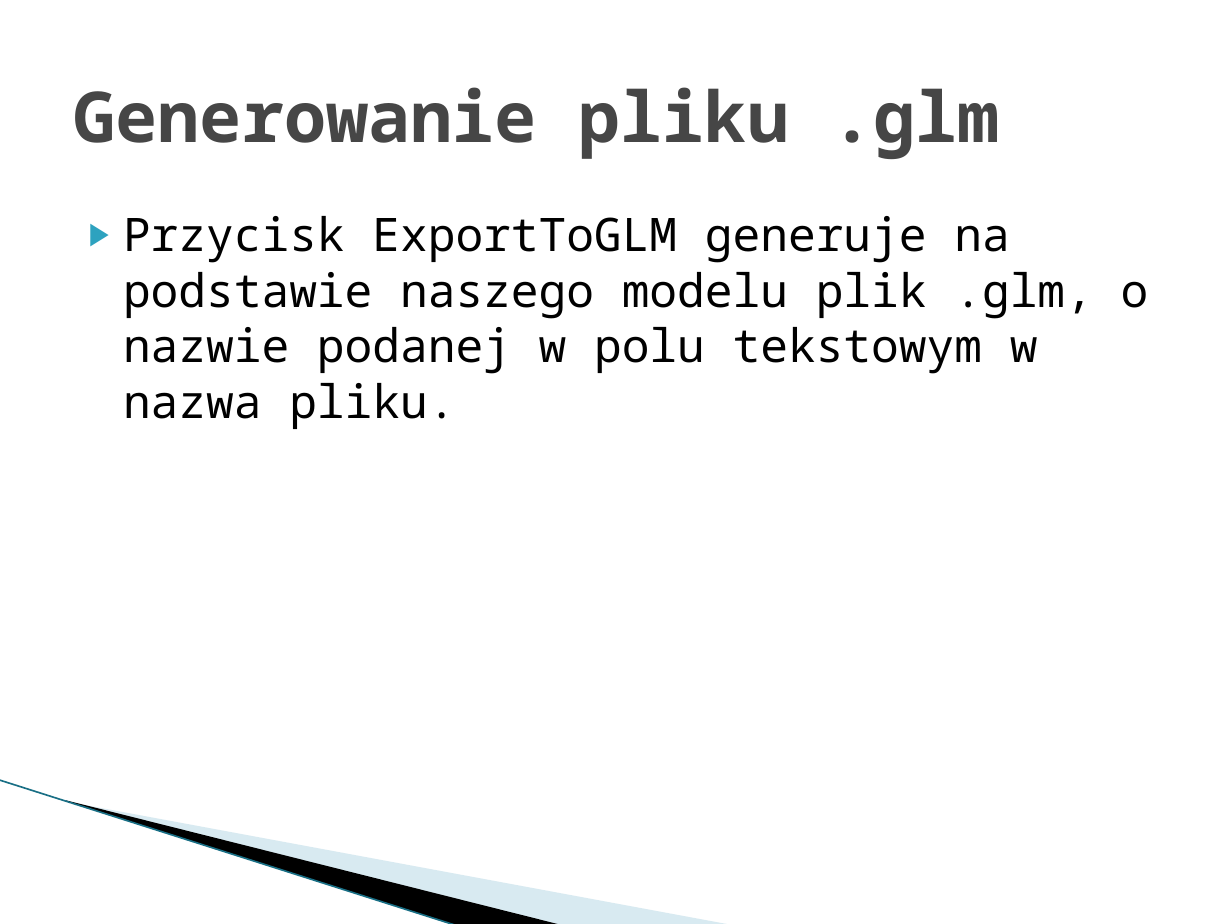
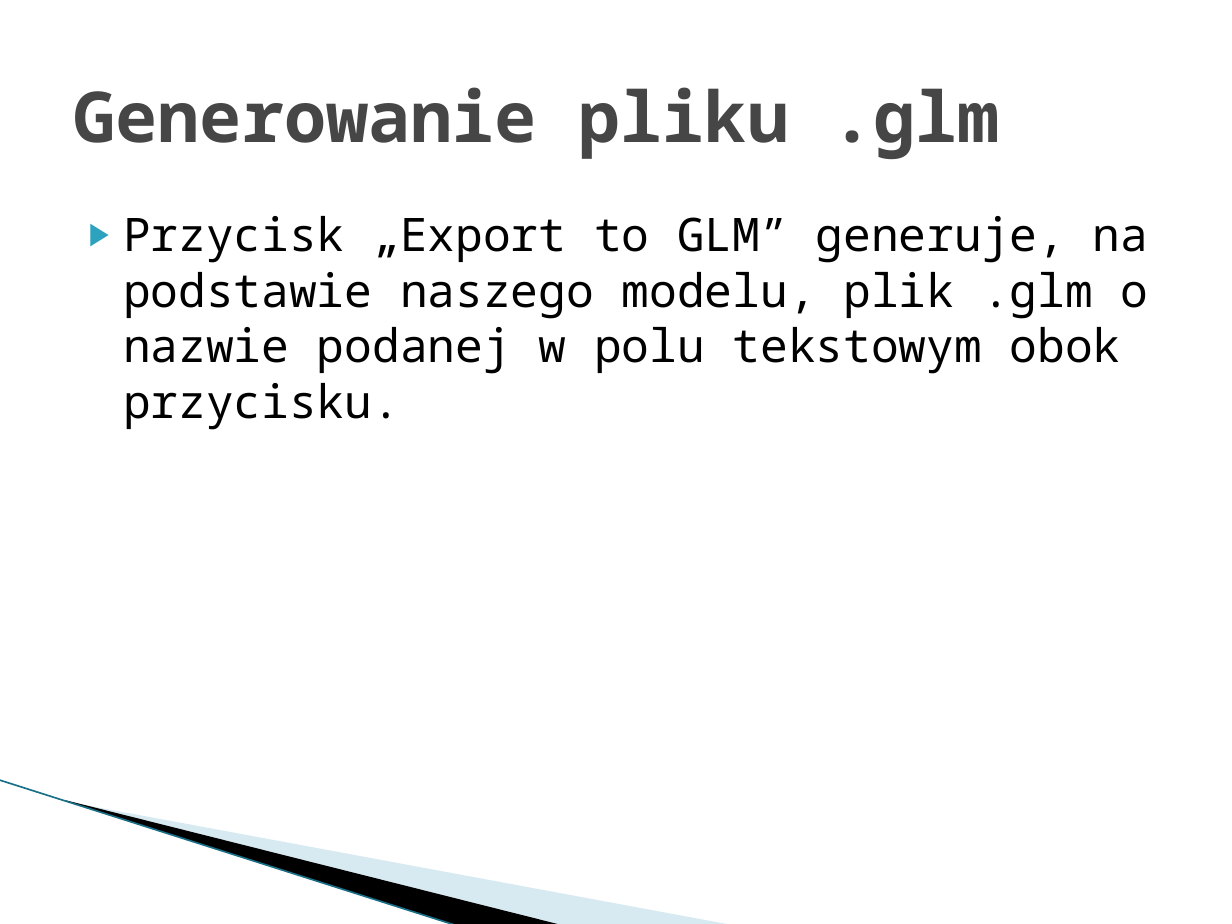
Before and after one commit to Dylek/SP_gridlab-D_GUI, a slide deck: slide 17 of prototyp.pptx (slide 9 before the commit). Drawn at 1232x924 pixels with LibreOffice and Linux fonts; fonts in the diff are those of the drawing; background and template pictures are left out. Boxes give left, top, right and bottom in pixels: in the first picture for what was removed or moved away, otherwise in the second. Text is boxed around its words. In the diff, an @@ line names an element or a change of style, - is before the commit and + after.

```diff
--- a/prototyp.pptx
+++ b/prototyp.pptx
@@ text at (x1=123, y1=216, x2=1149, y2=430): text changed @@
-▶ Przycisk ExportToGLM generuje na podstawie naszego modelu plik .glm, o nazwie podanej w polu tekstowym w nazwa pliku.
+▶ Przycisk „Export to GLM” generuje, na podstawie naszego modelu, plik .glm o nazwie podanej w polu tekstowym obok przycisku.
```
Also in this commit, not shown: 5 other slides changed, 13 slides added, 3 slides removed.
